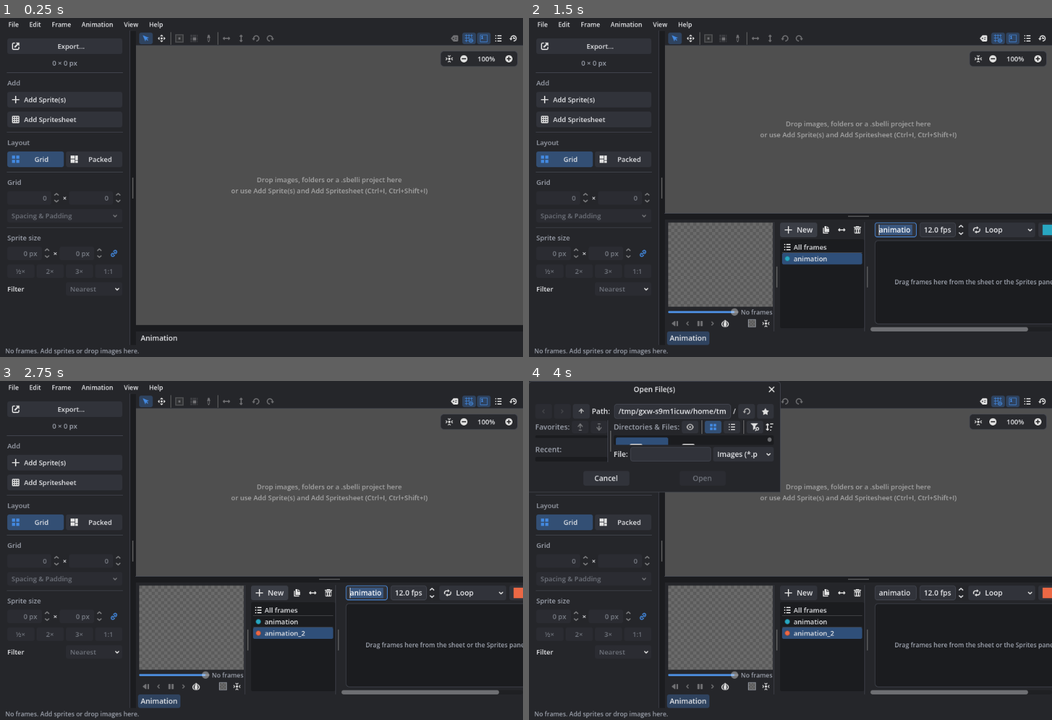
Above: before the commit, frames 1-4 (two rows, left to right).
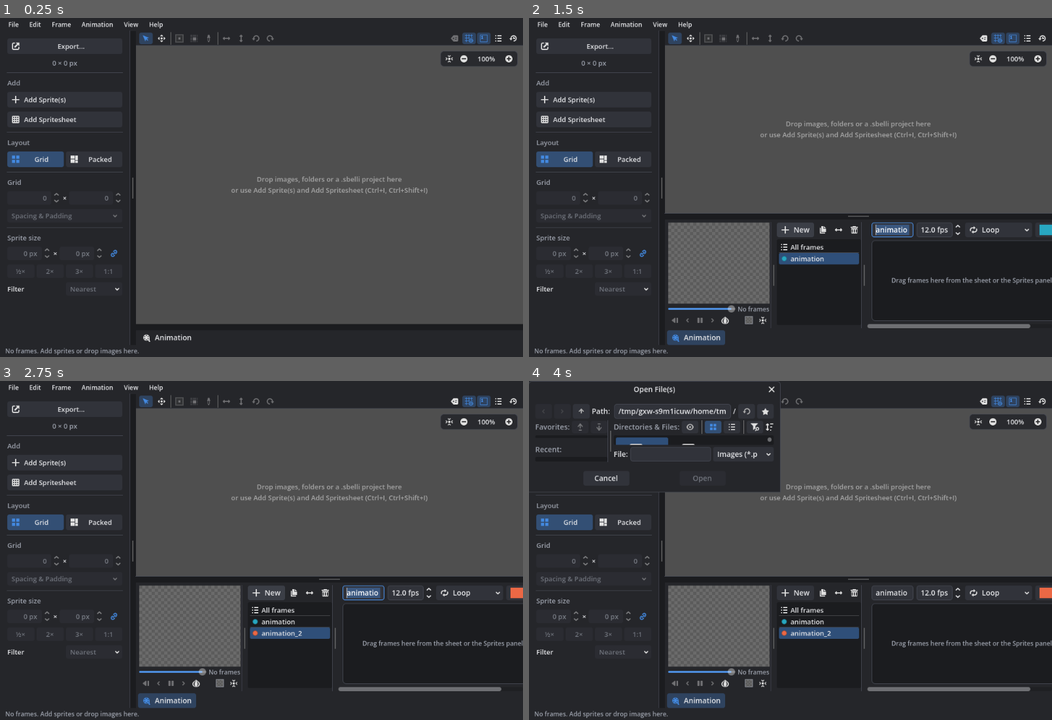
Above: after the commit, the same moments.

Repository: caleb-tognoli/spritesheetbelli
Game: Godot game, scene res://ui/main/main.tscn
Same seed, same stepped clock (60 frames per second), same inputs: the game is played once before the commit and once after it.
Inputs:
- Up to frame 1 (0.25 s): no input
- Up to frame 2 (1.5 s): click "Animation" at 0.5 s; click "New" at 1.25 s
- Up to frame 3 (2.75 s): click "New" at 2 s
- Up to frame 4 (4 s): click "Export…" at 2.75 s; click "Add Sprite(s)" at 3.5 s

The runs differ from the first frame. In frame 1, 0.5% of the frame differs, in the area x 26-100%, y 46-96%; in frame 2, 3.0%; in frame 3, 3.1%, in the area x 26-100%, y 60-97%; in frame 4, 3.0%.

Commit message:
Dock button: Animation icon and more room

Diff:
--- a/scripts/ui/app_theme.gd
+++ b/scripts/ui/app_theme.gd
@@ -224,16 +224,17 @@
 		theme.set_color("icon_pressed_color", type, icon_pressed)
 		theme.set_color("icon_hover_pressed_color", type, icon_pressed)
 		theme.set_color("icon_disabled_color", type, icon_disabled)
-	# Toolbar buttons are flat until hovered or pressed, like Godot's
-	theme.set_type_variation(&"ToolbarButton", "Button")
-	var tool_margins := Vector4(5, 3, 5, 3)
-	theme.set_stylebox("normal", &"ToolbarButton", _box(Color.TRANSPARENT, 4, tool_margins))
-	theme.set_stylebox("hover", &"ToolbarButton", _box(p.hover, 4, tool_margins))
-	theme.set_stylebox("pressed", &"ToolbarButton", _box(Color(p.accent, 0.25), 4, tool_margins))
-	theme.set_stylebox(
-		"hover_pressed", &"ToolbarButton", _box(Color(p.accent, 0.35), 4, tool_margins)
-	)
-	theme.set_stylebox("disabled", &"ToolbarButton", _box(Color.TRANSPARENT, 4, tool_margins))
+	# Toolbar buttons are flat until hovered or pressed, like Godot's. The buttons of the
+	# docks under the preview (see BottomDock) have more room around their text.
+	var tool_margins := {&"ToolbarButton": Vector4(5, 3, 5, 3), &"DockButton": Vector4(8, 4, 8, 4)}
+	for variation: StringName in tool_margins:
+		var margins: Vector4 = tool_margins[variation]
+		theme.set_type_variation(variation, "Button")
+		theme.set_stylebox("normal", variation, _box(Color.TRANSPARENT, 4, margins))
+		theme.set_stylebox("hover", variation, _box(p.hover, 4, margins))
+		theme.set_stylebox("pressed", variation, _box(Color(p.accent, 0.25), 4, margins))
+		theme.set_stylebox("hover_pressed", variation, _box(Color(p.accent, 0.35), 4, margins))
+		theme.set_stylebox("disabled", variation, _box(Color.TRANSPARENT, 4, margins))
 	# Toggle buttons in the sidebar stay subtle when on
 	theme.set_stylebox("pressed", "CheckBox", flat)
 	theme.set_stylebox("hover_pressed", "CheckBox", hover)
--- a/tests/unit/test_animation_preview.gd
+++ b/tests/unit/test_animation_preview.gd
@@ -104,6 +104,23 @@
 	assert_false(button.button_pressed)
 	panel.set_expanded(false)
 	assert_eq(dock.get_shown(), null, "none")
+
+
+func test_dock_button_has_an_icon_and_room() -> void:
+	var dock := panel.dock
+	var button := panel.dock_button
+	assert_eq(button.icon, AnimationPanel.ANIMATION_ICON, "the Animation menu's icon")
+	assert_eq(button.theme_type_variation, &"DockButton")
+	var box := button.get_theme_stylebox("normal")
+	var tool_box := panel.get_theme_stylebox("normal", &"ToolbarButton")
+	assert_true(box.content_margin_left > tool_box.content_margin_left, "more room than a tool")
+	await layout()
+	var shown_gap := dock.bar.global_position.y - panel.get_global_rect().end.y
+	assert_eq(shown_gap, float(BottomDock.GAP), "room between the dock and its button")
+	panel.set_expanded(false)
+	await layout()
+	var bar_panel: Control = dock.bar.get_parent().get_parent()
+	assert_eq(dock.bar.global_position.y, bar_panel.global_position.y, "none without a dock")
 
 
 func test_hidden_until_the_sheet_has_animations() -> void:
--- a/ui/animation_preview/animation_panel.gd
+++ b/ui/animation_preview/animation_panel.gd
@@ -15,6 +15,7 @@
 const DUPLICATE_ICON := preload("res://assets/icons/Duplicate.svg")
 const MIRROR_ICON := preload("res://assets/icons/MirrorX.svg")
 const REMOVE_ICON := preload("res://assets/icons/Remove.svg")
+const ANIMATION_ICON := preload("res://assets/icons/Animation.svg")
 ## The narrowest the list gets
 const MIN_LIST_WIDTH := 120
 
@@ -113,7 +114,7 @@
 			)
 	)
 	dock = get_parent() as BottomDock
-	dock_button = dock.add_dock(self, "Animation")
+	dock_button = dock.add_dock(self, "Animation", ANIMATION_ICON)
 	dock_button.tooltip_text = Actions.get_tooltip(
 		&"toggle_animation", "Show or hide the animation panel"
 	)
--- a/ui/main/bottom_dock.gd
+++ b/ui/main/bottom_dock.gd
@@ -11,6 +11,8 @@
 
 ## The shortest a shown dock gets, with the row of buttons
 const MIN_HEIGHT := 160
+## Room between a shown dock and the row of buttons under it
+const GAP := 4
 
 ## The row of buttons, under the dock shown
 var bar := HBoxContainer.new()
@@ -18,6 +20,8 @@
 ## The button of each dock
 var _buttons: Dictionary[Control, Button] = {}
 var _shown: Control
+## Around the row of buttons, with the [constant GAP] above it while a dock is shown
+var _bar_margin := MarginContainer.new()
 ## The split between the sheet's preview and the docks
 var _split: SplitContainer
 
@@ -26,11 +30,11 @@
 	add_theme_constant_override("separation", 0)
 	var bar_panel := PanelContainer.new()
 	bar_panel.theme_type_variation = &"SidebarPanel"
-	var margin := MarginContainer.new()
-	margin.add_theme_constant_override("margin_left", 4)
-	margin.add_theme_constant_override("margin_right", 4)
-	margin.add_child(bar)
-	bar_panel.add_child(margin)
+	_bar_margin.add_theme_constant_override("margin_left", 4)
+	_bar_margin.add_theme_constant_override("margin_right", 4)
+	_bar_margin.add_theme_constant_override("margin_top", 0)
+	_bar_margin.add_child(bar)
+	bar_panel.add_child(_bar_margin)
 	# Always last, under the docks
 	add_child(bar_panel, false, Node.INTERNAL_MODE_BACK)
 
@@ -46,17 +50,18 @@
 	apply_height()
 
 
-## Adds [param dock], hidden, with a button called [param title] that shows it. Returns
-## the button.
-func add_dock(dock: Control, title: String) -> Button:
+## Adds [param dock], hidden, with a button called [param title], with [param icon] before
+## it, that shows it. Returns the button.
+func add_dock(dock: Control, title: String, icon: Texture2D = null) -> Button:
 	if dock.get_parent() != self:
 		add_child(dock)
 	dock.visible = false
 	dock.size_flags_vertical = Control.SIZE_EXPAND_FILL
 	var button := Button.new()
 	button.text = title
+	button.icon = icon
 	button.toggle_mode = true
-	button.theme_type_variation = &"ToolbarButton"
+	button.theme_type_variation = &"DockButton"
 	button.focus_mode = Control.FOCUS_NONE
 	button.toggled.connect(
 		func(on: bool) -> void:
@@ -78,6 +83,7 @@
 	for each: Control in _buttons:
 		each.visible = each == dock
 		_buttons[each].set_pressed_no_signal(each == dock)
+	_bar_margin.add_theme_constant_override("margin_top", GAP if dock else 0)
 	apply_height()
 	dock_changed.emit()
 
Not shown, changed: CHANGELOG.md
